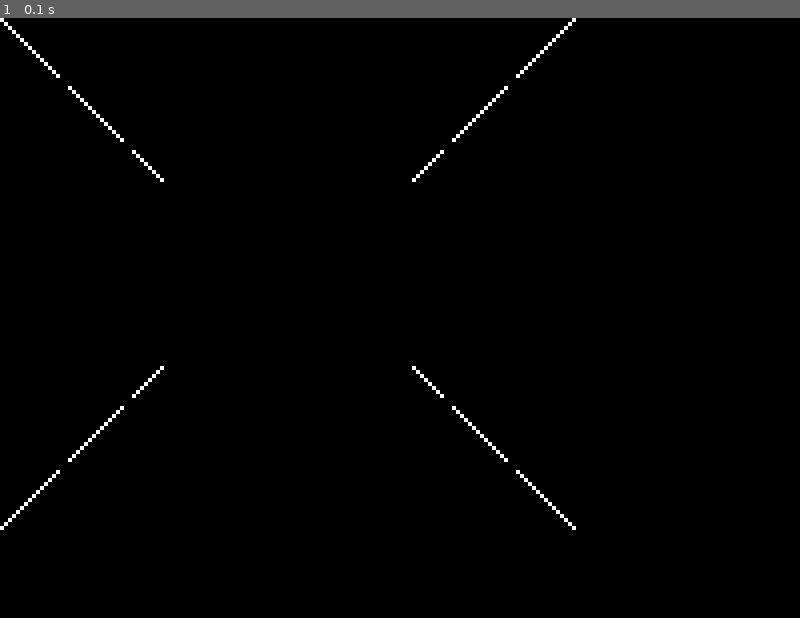
Above: before the commit, frame 1.
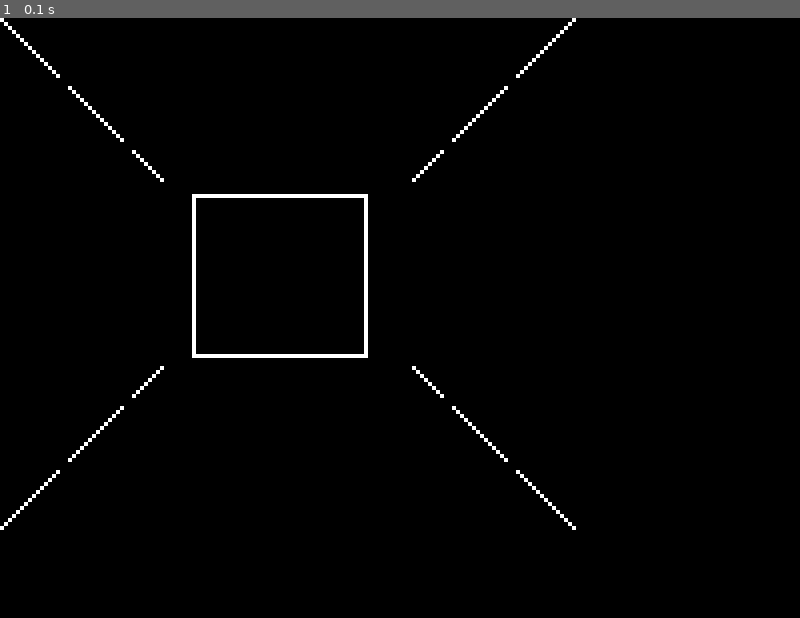
Above: after the commit, the same moment.

Repository: GuilhermeJuventino/PygameDungeonCrawler
Game: pygame game, started from main.py
Two runs of this game, one before a commit and one after it. Both use one fixed random seed, a clock stepped at 60 frames per second and the inputs below.
Inputs:
- Up to frame 1 (0.1 s): no input

The runs differ from the first frame. In frame 1, 0.6% of the frame differs, in the area x 24-46%, y 29-57%.

Commit message:
Improved wall rendering code

Diff:
--- a/dungeon.py
+++ b/dungeon.py
@@ -9,7 +9,7 @@
         self.side_front_walls = []
 
         self.map = [
-            [1, 0, 1],
+            [1, 1, 1],
             [1, 0, 1],
             [1, 0, 1]
         ]
@@ -49,27 +49,38 @@
         # reverse for loop, as i will be inverted because of it.
         counter = 0
 
-        # Starting from the top of the map to the bottom,
-        # for every point in the map
-        # Check if it's 1, if so,
-        # draw appropriate side wall sprite based on counter index
-        # Else, if 0, check if any of the adjacent points are 1,
-        # if so draw corner wall in that position
-        # Else, draw nothing.
         for i in range(2, -1, -1):
-            if i > len(self.map) + 1:
-                break
-
-            if self.map[i][0] == 0:
-                if self.map[i][1] == 1:
-                    surface.blit(self.corner_walls[counter], (offset, 0))
-                elif i >= 1 and self.map[i - 1][0] == 1:
-                    surface.blit(self.corner_walls[counter], (offset, 0))
-            elif self.map[i][0] == 1:
-                surface.blit(self.side_walls[counter], (offset, 0))
-
-                if self.map[i][1] == 1:
-                    break
+            if i > len(self.map):
+                break
+
+            if self.map[i][0] == 1:
+                if i == 1:
+                    if self.map[i + 1][0] == 0:
+                        self.surface.blit(
+                            self.corner_walls[counter], (offset, 0))
+                    else:
+                        self.surface.blit(
+                            self.side_walls[counter], (offset, 0))
+                elif i == 2:
+                    if self.map[i - 1][0] == 0:
+                        self.surface.blit(
+                            self.corner_walls[counter], (offset, 0))
+                    elif self.map[i - 1][0] == 1 and self.map[i][1] == 1:
+                        self.surface.blit(
+                            self.corner_walls[counter], (offset, 0))
+                    else:
+                        self.surface.blit(
+                            self.side_walls[counter], (offset, 0))
+                elif i == 0:
+                    if self.map[i + 1][0] == 0:
+                        self.surface.blit(
+                            self.corner_walls[counter], (offset, 0))
+                    else:
+                        self.surface.blit(
+                            self.side_walls[counter], (offset, 0))
+
+            if self.map[i][1] == 1:
+                break
 
             offset += 16
             counter += 1
@@ -82,31 +93,38 @@
         # reverse for loop, as i will be inverted because of it.
         counter = 0
 
-        # Starting from the top of the map to the bottom,
-        # for every point in the map
-        # Check if it's 1, if so,
-        # draw appropriate side wall sprite based on counter index
-        # Else, if 0, check if any of the adjacent points are 1,
-        # if so draw corner wall in that position
-        # Else, draw nothing.
         for i in range(2, -1, -1):
-            if i > len(self.map) + 1:
-                break
-
-            if self.map[i][2] == 0:
-                if self.map[i][1] == 1:
-                    surface.blit(pygame.transform.flip(self.corner_walls[counter], True, False),
-                                 (128 - offset, 0))
-                elif i >= 1 and self.map[i - 1][2] == 1:
-                    surface.blit(pygame.transform.flip(self.corner_walls[counter], True, False),
-                                 (128 - offset, 0))
-            elif self.map[i][2] == 1:
-                surface.blit(pygame.transform.flip(self.side_walls[counter],
-                                                   True, False),
-                             (128 - offset, 0))
-
-                if self.map[i][1] == 1:
-                    break
+            if i > len(self.map):
+                break
+
+            if self.map[i][2] == 1:
+                if i == 1:
+                    if self.map[i + 1][2] == 0:
+                        self.surface.blit(
+                            pygame.transform.flip(self.corner_walls[counter], True, False), (128 - offset, 0))
+                    else:
+                        self.surface.blit(
+                            pygame.transform.flip(self.side_walls[counter], True, False), (128 - offset, 0))
+                elif i == 2:
+                    if self.map[i - 1][2] == 0:
+                        self.surface.blit(
+                            pygame.transform.flip(self.corner_walls[counter], True, False), (128 - offset, 0))
+                    elif self.map[i - 1][2] == 1 and self.map[i][1] == 1:
+                        self.surface.blit(
+                            pygame.transform.flip(self.corner_walls[counter], True, False), (128 - offset, 0))
+                    else:
+                        self.surface.blit(
+                            pygame.transform.flip(self.side_walls[counter], True, False), (128 - offset, 0))
+                elif i == 0:
+                    if self.map[i + 1][2] == 0:
+                        self.surface.blit(
+                            pygame.transform.flip(self.corner_walls[counter], True, False), (128 - offset, 0))
+                    else:
+                        self.surface.blit(
+                            pygame.transform.flip(self.side_walls[counter], True, False), (128 - offset, 0))
+
+            if self.map[i][1] == 1:
+                break
 
             offset += 16
             counter += 1
